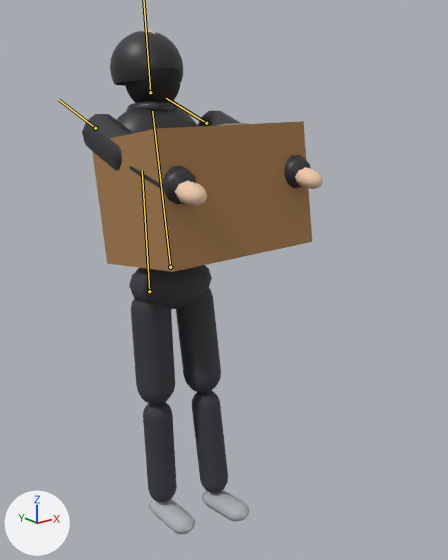
An edit to the glTF model city-hold/public/models/placeholder/char_looter_02_puffer_large_box.glb, drawn before and after from the same camera.
Camera for both pictures: a 50 mm camera at (-1.297, -1.954, 1.687) aimed at (0.071, -0.244, 1.003). The axes (+X, +Y, +Z) are drawn at lower left. The lights are the same throughout. The picture after the commit comes second. Both versions are drawn at frame 40 of the action 'held'; the numbers are the values there. The bones that change are drawn over the model as lines.

In view in the first picture: 'Mesh_0', 'skin_12', 'skin_12.001', 'skin_12.002', 'skin_12.004', 'skin_skin'.
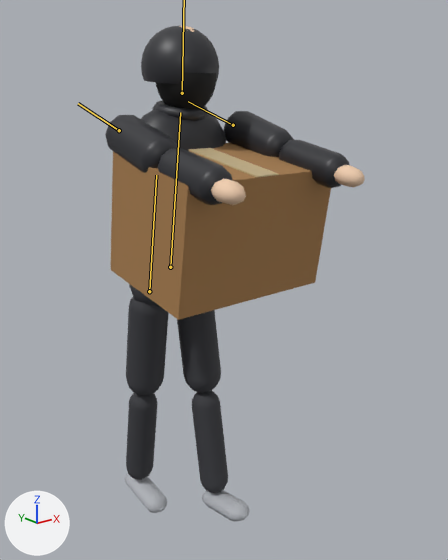
ob_carry is not drawn itself; it is the parent of ob_mesh_0, ob_mesh_1.

Changed parts and their boxes (x1, y1, x2, y2) in the pictures (448 x 560 px):
'Mesh_0', posed (17% taller)
    before: (92, 121, 312, 272)
    after: (111, 143, 331, 320)
'skin_12.002', posed (7% wider)
    before: (82, 31, 311, 204)
    after: (105, 26, 349, 205)
'skin_12', posed
    before: (129, 265, 228, 502)
    after: (126, 284, 228, 493)
'skin_12.004', posed
    before: (124, 68, 181, 103)
    after: (156, 72, 216, 109)
'skin_12.001', posed (24% wider, 11% taller)
    before: (149, 490, 250, 534)
    after: (125, 473, 250, 522)
'skin_skin', posed
    before: (144, 30, 323, 206)
    after: (179, 26, 365, 205)
bone 'legL', root to tip
    before: (149, 291) to (142, 170)
    after: (149, 291) to (156, 175)
bone 'torso', root to tip
    before: (170, 267) to (152, 111)
    after: (170, 267) to (180, 112)
bone 'armL', root to tip
    before: (95, 128) to (58, 99)
    after: (119, 130) to (78, 103)
bone 'armR', root to tip
    before: (206, 123) to (166, 98)
    after: (233, 125) to (188, 101)

Edits to the bpy script that builds the scene:
```text
Change bone_legl:
    where bone_legl = bpy.data.objects['character'].pose.bones['legL']  # child of 'hips'
    bone_legl.rotation_quaternion: (1.0, -0.024, 0.0, 0.0) -> (0.997, 0.082, 0.0, 0.0)  # degrees (-3, 0, 0) -> degrees (9, 0, 0)
Change bone_torso:
    where bone_torso = bpy.data.objects['character'].pose.bones['torso']  # child of 'hips'
    bone_torso.rotation_quaternion: (0.997, -0.079, 0.0, 0.0) -> (0.997, 0.075, 0.0, 0.0)  # degrees (-9, 0, 0) -> degrees (9, 0, 0)
Change bone_head:
    where bone_head = bpy.data.objects['character'].pose.bones['head']  # child of 'torso'
    bone_head.rotation_quaternion: (0.999, 0.04, 0.0, 0.0) -> (0.999, -0.037, 0.0, 0.0)  # degrees (5, 0, 0) -> degrees (-4, 0, 0)
Change bone_arml:
    where bone_arml = bpy.data.objects['character'].pose.bones['armL']  # child of 'torso'
    bone_arml.rotation_quaternion: (0.853, -0.522, 0.0, 0.0) -> (0.748, -0.663, 0.0, 0.0)  # degrees (-63, 0, 0) -> degrees (-83, 0, 0)
Change bone_armr:
    where bone_armr = bpy.data.objects['character'].pose.bones['armR']  # child of 'torso'
    bone_armr.rotation_quaternion: (0.853, -0.522, 0.0, 0.0) -> (0.748, -0.663, 0.0, 0.0)  # degrees (-63, 0, 0) -> degrees (-83, 0, 0)
```
